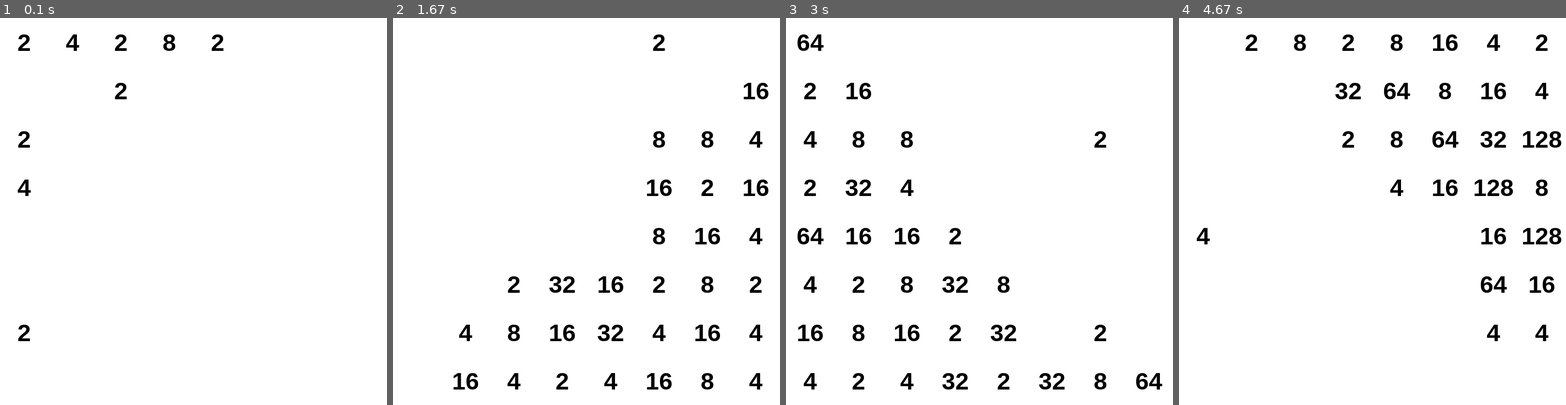
Above: before the commit, frames 1-4 (left to right).
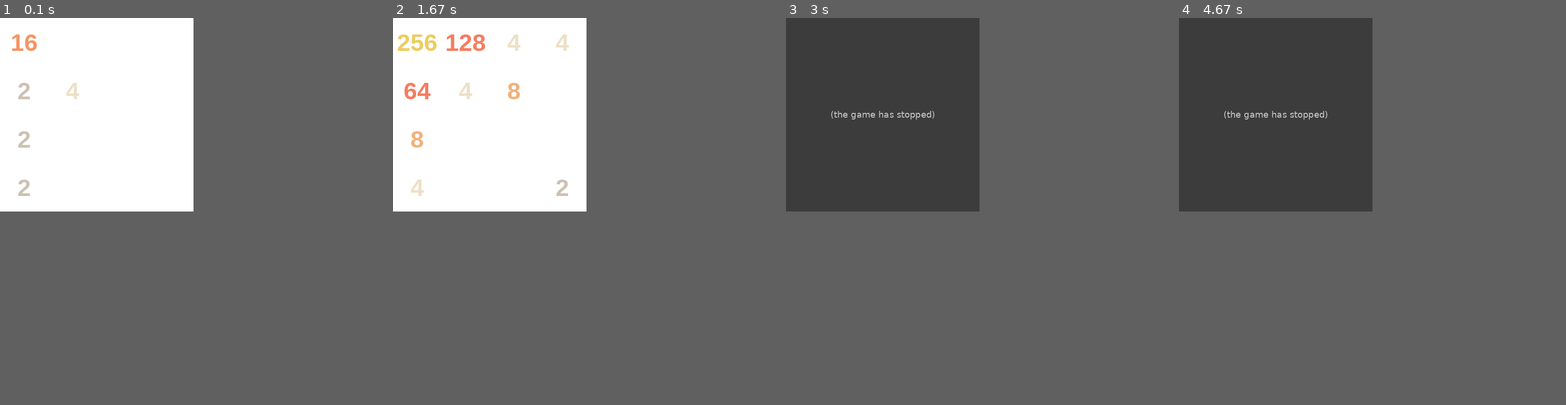
Above: after the commit, the same moments.

Repository: Dremfot-stack/test
Game: pygame game, started from pys/pythoncodes/pygame_2048.py
Two runs of this game, one before a commit and one after it. Both use one fixed random seed, a clock stepped at 60 frames per second and the inputs below.
Inputs:
- Up to frame 1 (0.1 s): no input
- Up to frame 2 (1.67 s): hold Right 0.33-0.8 s; hold Up 0.83-1.3 s; hold Right from 1.33 s (still down)
- Up to frame 3 (3 s): release Right at 1.8 s; hold Left 1.83-2.37 s
- Up to frame 4 (4.67 s): no input
In our replay, the window is 800x800 before the commit and 400x400 after it. These sizes can differ from the game's own. Grey fills any space a smaller window leaves; there, only what the larger window draws over its background counts as a difference.

The runs differ from the first frame. In frame 1, 1.0% of the frame differs, in the area x 3-58%, y 4-84%; in frame 2, 4.4%; in frame 3, 28%; in frame 4, 28%, in the area x 0-99%, y 0-84%.
After the commit the program exited at 1.9 s; later frames show no game.

Commit message:
pytk2048

Diff:
--- a/pys/pythoncodes/auto_2048_n.py
+++ b/pys/pythoncodes/pygame_2048.py
@@ -1,20 +1,181 @@
 import pygame
+import math
+import time
 import sys
 import random
 from pygame.locals import *
 
-level = 8
+sl = ('u','l','d','r')
+cd = 0.01
+
+level = 4
 size = 100
 width = level * size
 height = level * size
 
 txtsize = 50
 bgc = (255,255,255)
-txtcolor = (0,0,0)
+txtcolor = (
+        (205, 193, 180),
+        (205, 193, 180),
+        (237, 224, 200),
+        (242, 177, 121),
+        (245, 149, 99),
+        (246, 124, 95),
+        (246, 124, 95),
+        (246, 124, 95),
+        (237, 204, 97),
+        (237, 200, 80),
+        (237, 200, 80),
+        (237, 194, 46),
+        (66, 180, 200),
+        (70, 130, 180),
+        (145, 100, 200),
+        (145, 100, 200),
+        (150, 50, 120)
+        )
 
 pygame.init()
 
 screen = pygame.display.set_mode((width,height))
+
+class Pad:
+    def __init__(self, pad):
+        self.pad = pad
+        self.blanks = []
+        self.blocks = []
+        for i in range(level):
+            for j in range(level):
+                if self.pad[i][j] == 0:
+                    self.blanks.append((i,j))
+                else:
+                    self.blocks.append((i,j))
+        self.switches = [0,0,0,0]
+        self.pads = []
+        for i in range(4):
+            temp = []
+            for j in range(level):
+                temp.append(pad[j].copy())
+            self.switches[i] = move(temp,sl[i])
+            self.pads.append(temp)
+    def score(self):
+        board = self.pad
+        n = level
+        score = 0
+    # =====================
+    # 1. 空格奖励
+    # =====================
+        empty = 0
+        max_tile = 0
+        for i in range(n):
+            for j in range(n):
+                if board[i][j] == 0:
+                    empty += 1
+                else:
+                    max_tile = max(max_tile, board[i][j])
+        score += empty * 100
+    # =====================
+    # 2. 最大块奖励
+    # 使用 log2 防止数值过大
+    # =====================
+        if max_tile > 0:
+            score += math.log2(max_tile) * 50
+    # =====================
+    # 3. 角落权重
+    # 希望大数字待在角落
+    # =====================
+        weight = [
+                [16, 8, 4, 2],
+                [8,  4, 2, 1],
+                [4,  2, 1, 0],
+                [2,  1, 0, 0]
+                ]
+        for i in range(n):
+            for j in range(n):
+                if board[i][j] != 0:
+                    score += math.log2(board[i][j]) * weight[i][j]
+    # =====================
+    # 4. 平滑性
+    # 相邻数字差距越小越好
+    # =====================
+        smoothness = 0
+        for i in range(n):
+            for j in range(n):
+                if board[i][j] != 0:
+                    value = math.log2(board[i][j])
+                # 右边
+                    if j + 1 < n and board[i][j+1] != 0:
+                        diff = abs(
+                                value - math.log2(board[i][j+1])
+                                )
+                        smoothness -= diff
+                # 下边
+                    if i + 1 < n and board[i+1][j] != 0:
+                        diff = abs(
+                                value - math.log2(board[i+1][j])
+                                )
+                        smoothness -= diff
+        score += smoothness * 10
+    # =====================
+    # 5. 单调性
+    # =====================
+        monotonicity = 0
+    # 横向
+        for i in range(n-1):
+            for j in range(n-1):
+                if board[i][j] > board[i][j+1]:
+                    monotonicity += math.log2(
+                            max(board[i][j],1)
+                            )
+                else:
+                    monotonicity -= math.log2(
+                            max(board[i][j+1],1)
+                            )
+    # 纵向
+        for j in range(n-1):
+            for i in range(n-1):
+                if board[i][j] > board[i+1][j]:
+                    monotonicity += math.log2(
+                            max(board[i][j],1)
+                            )
+                else:
+                    monotonicity -= math.log2(
+                            max(board[i][j+1],1)
+                            )
+        score += monotonicity * 5
+        return score
+    def evaluate(self, k):
+        scores = [0,0,0,0]
+        for k in (2,4):
+            for i,p in enumerate(self.pads):
+                obj = Pad(p)
+                for x,y in obj.blanks:
+                    np = []
+                    for j in p:
+                        np.append(j.copy())
+                    np[x][y] = k
+                    nobj = Pad(np)
+                    scores[i] += nobj.score()
+        tag = 0
+        for i in range(4):
+            if self.switches[i] != 0:
+                tag = i
+        for i,s in enumerate(scores):
+            if self.switches[i] == 0:
+                continue
+            if scores[tag] < s:
+                tag = i
+        if self.switches[tag] == 0:
+            print("out")
+            out()
+        return tag
+
+def log(x):
+    n = 0
+    while x != 1:
+        x /= 2
+        n += 1
+    return n
 
 def out():
     pygame.quit()
@@ -23,7 +184,7 @@
 
 def txt(content,center):
     myfont = pygame.font.SysFont("microsoftsansserif",txtsize,True,False)
-    obj = myfont.render(content,True,txtcolor)
+    obj = myfont.render(content,True,txtcolor[log(int(content))])
     txtrect = obj.get_rect()
     txtrect.center = center
     screen.blit(obj,txtrect)
@@ -184,10 +345,11 @@
     score = 0
     point = 0
     tag = 0
-    sl = ('u','l','d','r')
     while True:
         sign = receive()
-        sign = sl[tag]
+        w = Pad(wall)
+        sign = sl[w.evaluate(2)]
+        time.sleep(cd)
         point = move(wall,sign)
         score += point
         if point == 0:
--- /dev/null
+++ b/pys/pythoncodes/tkinter_2048.py
@@ -0,0 +1,309 @@
+import tkinter as tk
+import random
+
+
+SIZE = 4
+
+
+class Game2048:
+
+    def __init__(self):
+        self.board = [[0 for _ in range(SIZE)] for _ in range(SIZE)]
+        self.score = 0
+        self.new_tile()
+        self.new_tile()
+
+
+    # 随机生成2或4
+    def new_tile(self):
+        empty = []
+
+        for i in range(SIZE):
+            for j in range(SIZE):
+                if self.board[i][j] == 0:
+                    empty.append((i, j))
+
+        if empty:
+            x, y = random.choice(empty)
+            self.board[x][y] = 2 if random.random() < 0.9 else 4
+
+
+
+    # 压缩一行
+    def compress(self, row):
+
+        new = []
+
+        for x in row:
+            if x != 0:
+                new.append(x)
+
+        while len(new) < SIZE:
+            new.append(0)
+
+        return new
+
+
+
+    # 合并一行
+    def merge(self, row):
+
+        for i in range(SIZE-1):
+
+            if row[i] != 0 and row[i] == row[i+1]:
+
+                row[i] *= 2
+                self.score += row[i]
+
+                row[i+1] = 0
+
+        return row
+
+
+
+    # 左移动
+    def move_left(self):
+
+        changed = False
+
+        for i in range(SIZE):
+
+            old = self.board[i][:]
+
+            row = self.compress(old)
+
+            row = self.merge(row)
+
+            row = self.compress(row)
+
+            self.board[i] = row
+
+            if old != row:
+                changed = True
+
+        return changed
+
+
+
+    # 旋转棋盘
+    def rotate(self):
+
+        self.board = [
+            list(row)
+            for row in zip(*self.board[::-1])
+        ]
+
+
+
+    # 利用旋转实现四个方向
+    def move(self, direction):
+
+        if direction == "left":
+
+            changed = self.move_left()
+
+
+        elif direction == "right":
+
+            self.rotate()
+            self.rotate()
+
+            changed = self.move_left()
+
+            self.rotate()
+            self.rotate()
+
+
+        elif direction == "up":
+
+            self.rotate()
+            self.rotate()
+            self.rotate()
+
+            changed = self.move_left()
+
+            self.rotate()
+
+
+        elif direction == "down":
+
+            self.rotate()
+
+            changed = self.move_left()
+
+            self.rotate()
+            self.rotate()
+            self.rotate()
+
+
+        if changed:
+            self.new_tile()
+
+
+        return changed
+
+
+
+    # 判断是否结束
+    def game_over(self):
+
+        # 有空位
+        for row in self.board:
+            if 0 in row:
+                return False
+
+
+        # 横向可合并
+        for i in range(SIZE):
+            for j in range(SIZE-1):
+                if self.board[i][j] == self.board[i][j+1]:
+                    return False
+
+
+        # 纵向可合并
+        for i in range(SIZE-1):
+            for j in range(SIZE):
+                if self.board[i][j] == self.board[i+1][j]:
+                    return False
+
+
+        return True
+
+
+
+
+
+class GUI2048:
+
+
+    def __init__(self):
+
+        self.game = Game2048()
+
+
+        self.root = tk.Tk()
+
+        self.root.title("2048")
+
+        self.root.geometry("400x500")
+
+
+        self.score_label = tk.Label(
+            self.root,
+            text="Score: 0",
+            font=("Arial",20)
+        )
+
+        self.score_label.pack()
+
+
+        self.cells = []
+
+        frame = tk.Frame(self.root)
+
+        frame.pack()
+
+
+        for i in range(SIZE):
+
+            row=[]
+
+            for j in range(SIZE):
+
+                label=tk.Label(
+                    frame,
+                    text="",
+                    width=5,
+                    height=2,
+                    font=("Arial",25),
+                    relief="solid"
+                )
+
+                label.grid(
+                    row=i,
+                    column=j,
+                    padx=5,
+                    pady=5
+                )
+
+                row.append(label)
+
+
+            self.cells.append(row)
+
+
+        self.root.bind("<Key>", self.key)
+
+        self.root.focus_force()
+
+
+        self.update()
+
+
+
+    def key(self,event):
+
+        keys={
+            "Left":"left",
+            "Right":"right",
+            "Up":"up",
+            "Down":"down"
+        }
+
+
+        if event.keysym in keys:
+
+            changed=self.game.move(
+                keys[event.keysym]
+            )
+
+
+            if changed:
+                self.update()
+
+
+            if self.game.game_over():
+
+                self.score_label.config(
+                    text="Game Over"
+                )
+
+
+
+    def update(self):
+
+        for i in range(SIZE):
+
+            for j in range(SIZE):
+
+                value=self.game.board[i][j]
+
+                if value==0:
+                    text=""
+                else:
+                    text=str(value)
+
+
+                self.cells[i][j].config(
+                    text=text
+                )
+
+
+        self.score_label.config(
+            text=f"Score: {self.game.score}"
+        )
+
+
+
+
+    def run(self):
+
+        self.root.mainloop()
+
+
+
+if __name__=="__main__":
+
+    app=GUI2048()
+
+    app.run()
